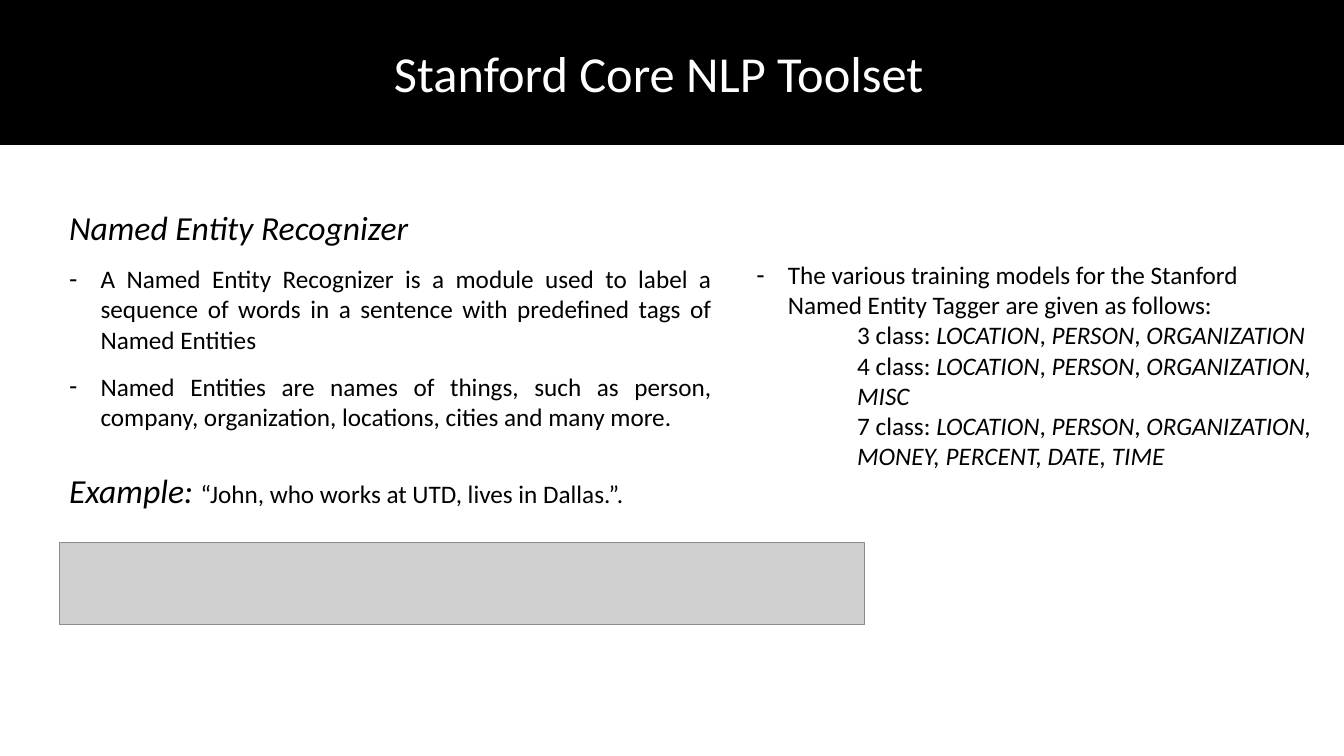
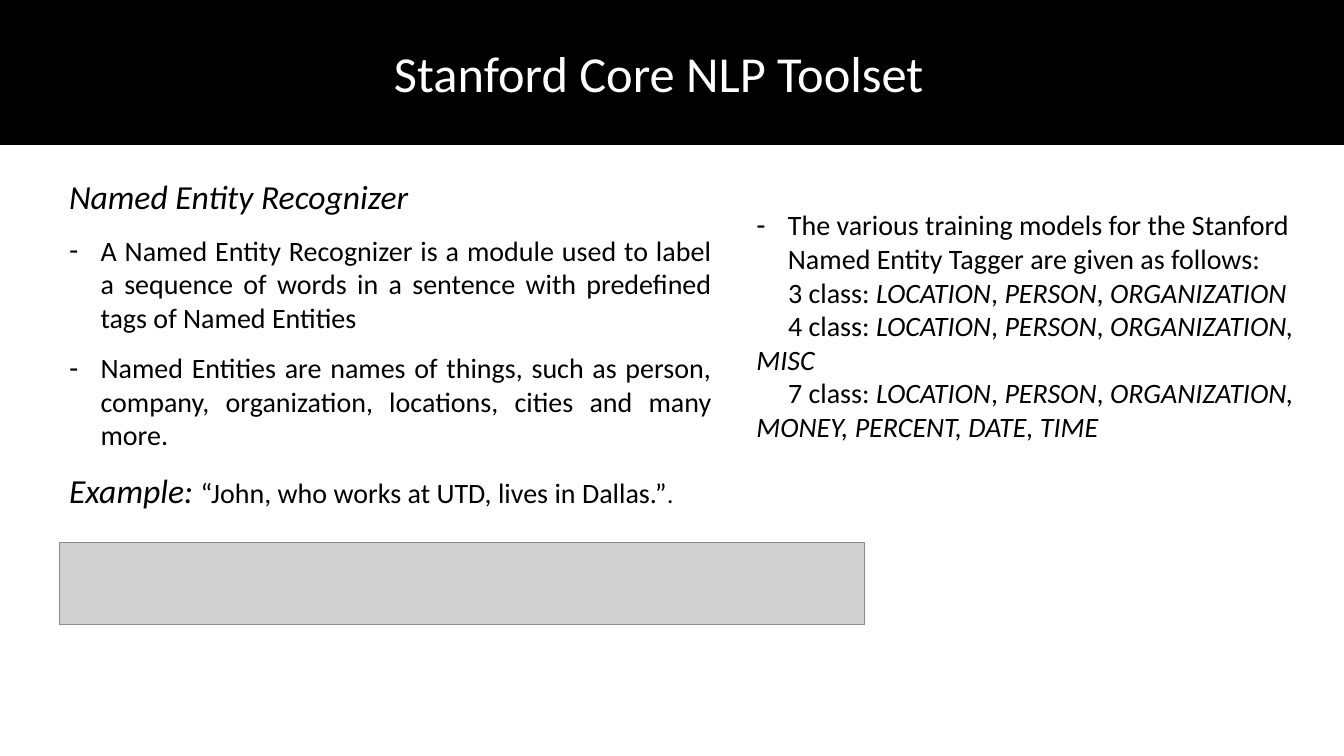
Before and after one commit to DhruvaPendharkar/thesis-project, a slide deck: slide 27 of Notes/ThesisPresentation.pptx (slide 22 before the commit). Drawn at 1344x756 pixels with LibreOffice and Linux fonts; fonts in the diff are those of the drawing; grey boxes stand for pictures. Boxes give left, top, right and bottom in pixels: in the first picture for what was removed or moved away, otherwise in the second. Text is boxed around its words. In the diff, an @@ line names an element or a change of style, - is before the commit and + after.

```diff
--- a/Notes/ThesisPresentation.pptx
+++ b/Notes/ThesisPresentation.pptx
@@ text "Named Entity Recognizer" moved from (x1=69, y1=216, x2=711, y2=431) to (x1=69, y1=185, x2=712, y2=446) @@
@@ text "The various training models for ..." moved from (x1=788, y1=266, x2=1311, y2=468) to (x1=756, y1=215, x2=1293, y2=441) @@
@@ text "The various training models for ..." at (x1=756, y1=215, x2=1293, y2=441): size 18 to 20 pt @@
@@ text at (x1=101, y1=241, x2=712, y2=446): size 18 to 20 pt @@
@@ text "Example: “John, who works at ..." at (x1=69, y1=479, x2=667, y2=509): size 18 to 20 pt in "“John, who works at UTD, lives in ..." @@
```
Also in this commit, not shown: 14 other slides changed, 8 slides added, 1 slide removed.
